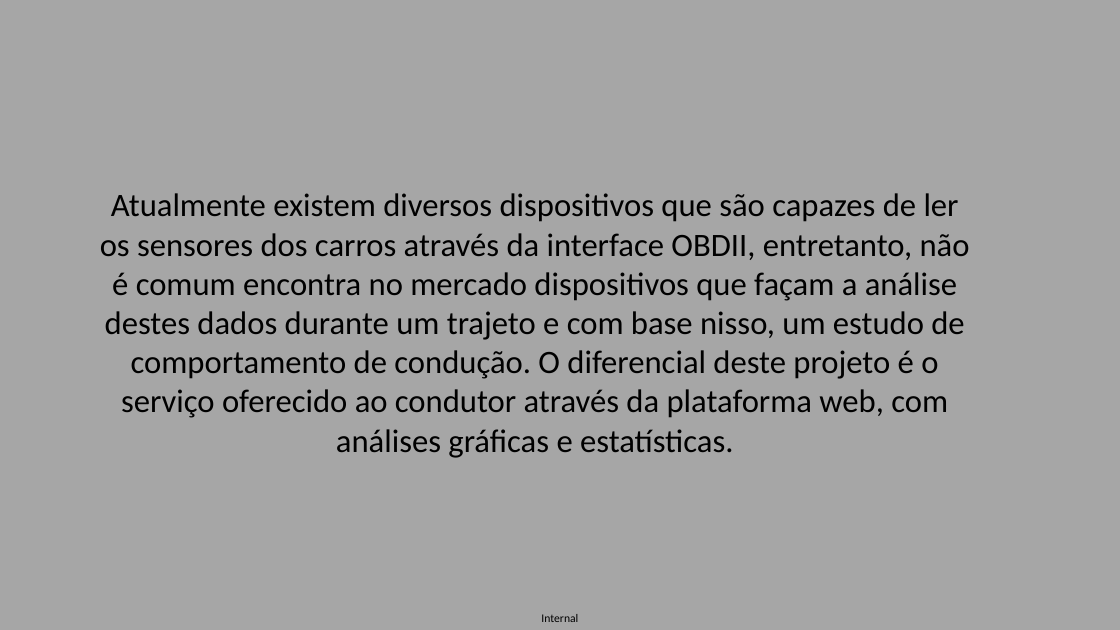
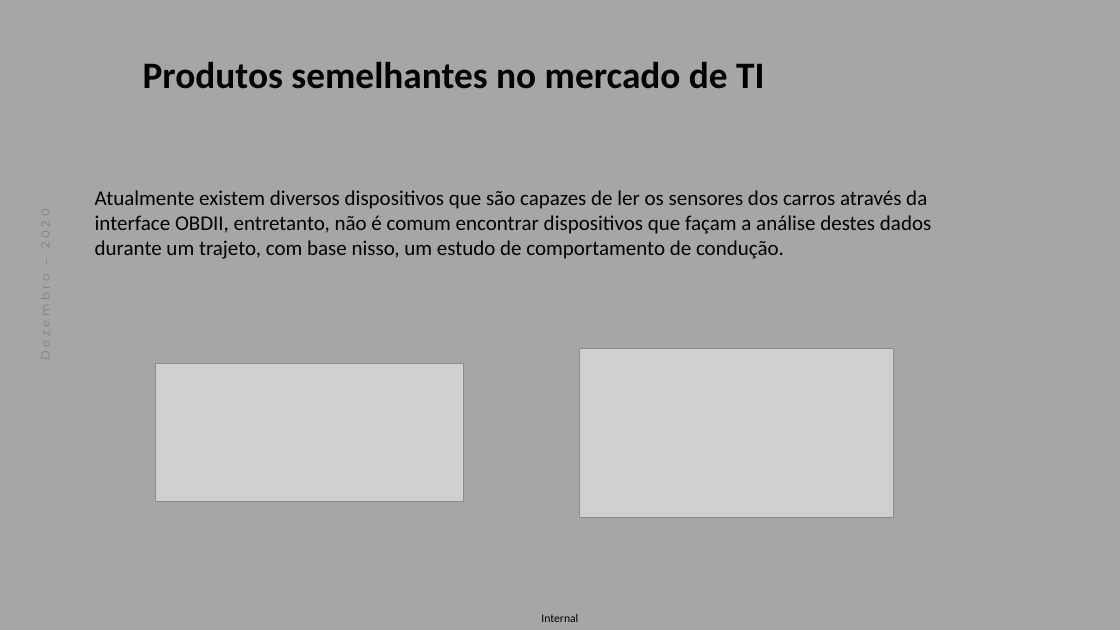
Before and after one commit to rafargp/final_project_senai, a slide deck: slide 6 of 1.Propose/1.Propose Presentation.pptx. Drawn at 1120x630 pixels with LibreOffice and Linux fonts; fonts in the diff are those of the drawing; grey boxes stand for pictures; background and template pictures are left out. Boxes give left, top, right and bottom in pixels: in the first picture for what was removed or moved away, otherwise in the second. Text is boxed around its words. In the diff, an @@ line names an element or a change of style, - is before the commit and + after.

```diff
--- a/1.Propose/1.Propose Presentation.pptx
+++ b/1.Propose/1.Propose Presentation.pptx
@@ text added at bbox=[143, 62, 764, 89], 32 pt, text #000000, bold @@
+Produtos semelhantes no mercado de TI
@@ text added at bbox=[35, 201, 56, 400], 10 pt, text #808080 @@
+Dezembro – 2020
@@ text at bbox=[95, 190, 931, 259]: text changed; size 28 to 18 pt @@
-Atualmente existem diversos dispositivos que são capazes de ler os sensores dos carros através da interface OBDII, entretanto, não é comum encontra no mercado dispositivos que façam a análise destes dados durante um trajeto e com base nisso, um estudo de comportamento de condução. O diferencial deste projeto é o serviço oferecido ao condutor através da plataforma web, com análises gráficas e estatísticas.
+Atualmente existem diversos dispositivos que são capazes de ler os sensores dos carros através da interface OBDII, entretanto, não é comum encontrar dispositivos que façam a análise destes dados durante um trajeto, com base nisso, um estudo de comportamento de condução.
@@ picture added at bbox=[580, 349, 893, 518] @@
@@ picture added at bbox=[155, 364, 464, 502] @@
```
Also in this commit, not shown: 13 other slides changed, 8 slides added, 15 slides removed.
